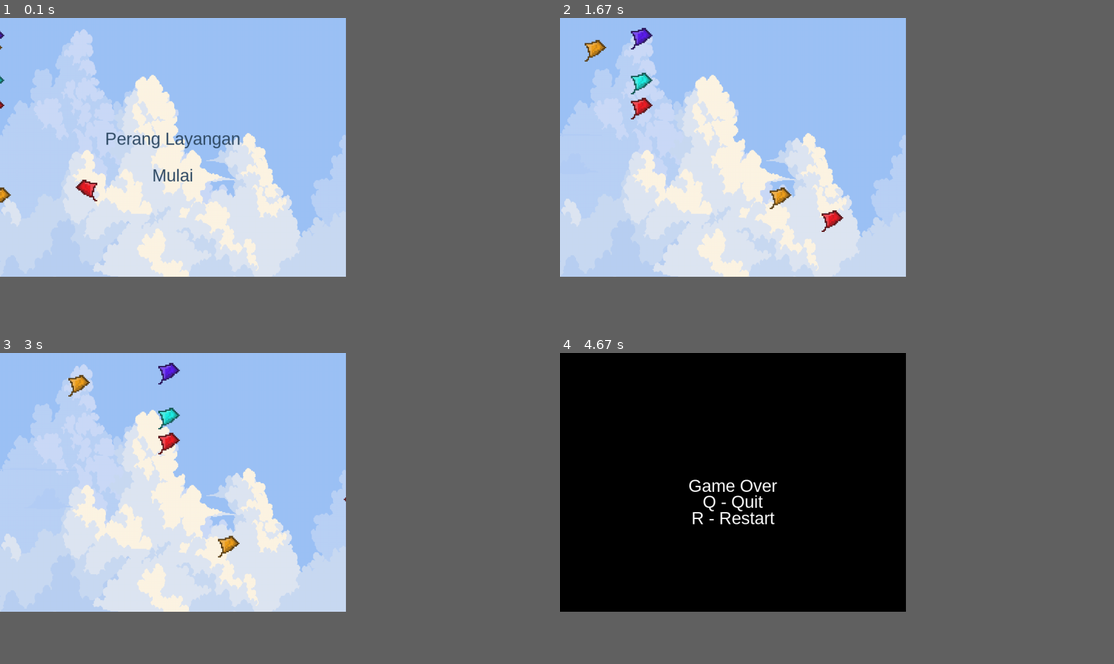
Above: before the commit, frames 1-4 (two rows, left to right).
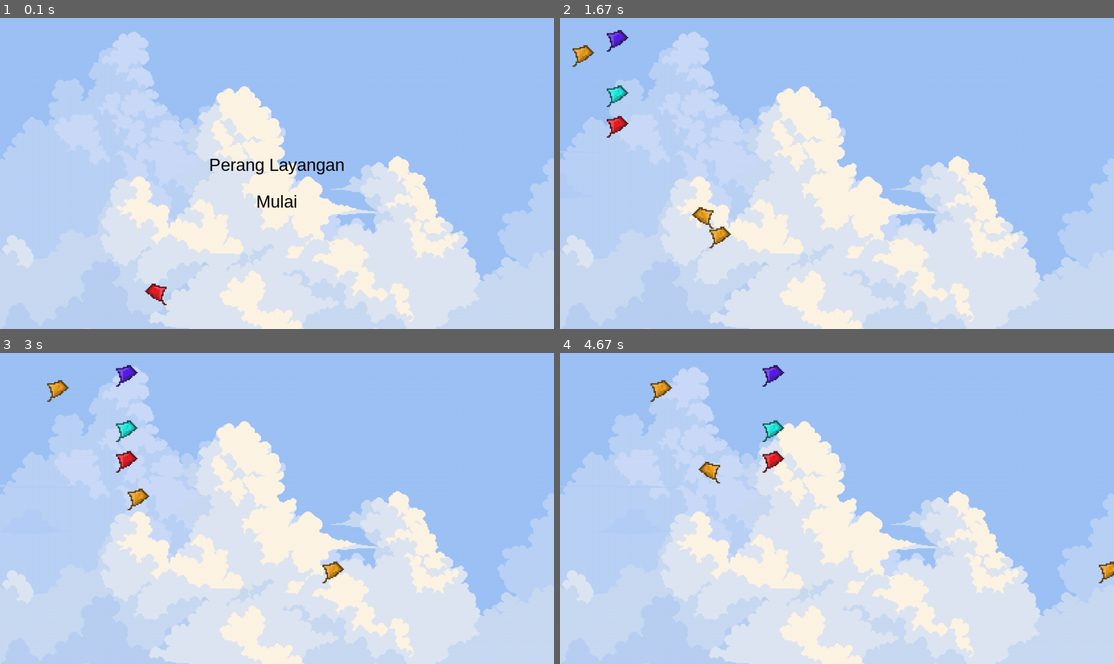
Above: after the commit, the same moments.

Repository: Tedorikk/PyGameLayangan
Game: pygame game, started from main.py
Two runs of this game, one before a commit and one after it. Both use one fixed random seed, a clock stepped at 60 frames per second and the inputs below.
Inputs (mouse positions are in pixels of both pictures, inside the frame that each line leads up to):
- Up to frame 1 (0.1 s): no input
- Up to frame 2 (1.67 s): tap Space at 0.33, 0.73, 1.03, 1.23, 1.53 s; hold Right 0.67-1.13 s; hold A 1.17-1.63 s; hold Right 1.17-1.63 s; move the mouse to (704, 176) at 1.2 s
- Up to frame 3 (3 s): hold Right 1.67-2.13 s; tap Space at 1.73, 2.03, 2.23, 2.53, 2.8 s; hold A 2.17-2.7 s; hold Left from 2.73 s (still down)
- Up to frame 4 (4.67 s): tap Space at 3.1, 3.23, 3.53, 3.9, 4.2, 4.4 s; release Left at 3.13 s; hold D 3.17-3.8 s; hold Left 3.83-4.3 s; hold D from 4.33 s (still down)
In our replay, the window is 562x421 before the commit and 900x506 after it. These sizes can differ from the game's own. Grey fills any space a smaller window leaves; there, only what the larger window draws over its background counts as a difference.

The runs differ from the first frame. In frame 1, 43% of the frame differs, in the area x 0-100%, y 3-100%; in frame 2, 44%; in frame 3, 44%; in frame 4, 77%, in the area x 0-100%, y 0-100%.

Commit message:
Update Mechansim Game

Diff:
--- a/game_final_layangan.py
+++ b/main.py
@@ -3,18 +3,23 @@
 
 pg.init()  # Inisialisasi pygame
 
-SCREEN_WIDTH = 800
-SCREEN_HEIGHT = 600
+SCREEN_WIDTH = 1280
+SCREEN_HEIGHT = 720
 
 screen = pg.display.set_mode((SCREEN_WIDTH, SCREEN_HEIGHT))  # Konfigurasi ukuran jendela game
 pg.display.set_caption("Perang Layangan")  # Konfigurasi nama jendela game
 
 # Memanggil file gambar background
-background_image = pg.image.load("Clouds5/1.png")
-moon_sprite = pg.image.load("Clouds5/2.png")
-cloud1_sprite = pg.image.load("Clouds5/4.png")
-cloud2_sprite = pg.image.load("Clouds5/5.png")
-cloud_moving_sprite = pg.image.load("Clouds5/3.png")
+background_image = pg.image.load(".\\assets\\images\\Clouds5\\1.png")
+moon_sprite = pg.image.load(".\\assets\\images\\Clouds5\\2.png")
+cloud1_sprite = pg.image.load(".\\assets\\images\\Clouds5\\4.png")
+cloud2_sprite = pg.image.load(".\\assets\\images\\Clouds5\\5.png")
+cloud_moving_sprite = pg.image.load(".\\assets\\images\\Clouds5\\3.png")
+
+BLACK = (0, 0, 0)
+WHITE = (255, 255, 255)
+GREEN = (0, 255, 0)
+RED = (255, 0, 0)
 
 # Mengubah resolusi gambar sesuai ukuran jendela game
 background_image = pg.transform.scale(background_image, (SCREEN_WIDTH, SCREEN_HEIGHT))
@@ -27,41 +32,67 @@
 cloud_moving_y = ran.randint(0, 100)
 cloud_speed = 1  # Kecepatan gerak gambar awan
 
-pg.mixer.music.load("menu_music.mp3")  # Memanggil file musik
+pg.mixer.music.load(".\\assets\\music\\menu_music.mp3")  # Memanggil file musik
 pg.mixer.music.play(-1)  # Memainkan musik secara loop
 
 game_state = "start_menu"  # Atur game_state ke "start_menu"
 
-def draw_start_menu():  # Fungsi untuk menampilkan menu awal
+# Memanggil file sprite layangan
+layangan_image = [
+    pg.image.load(".\\assets\\images\\layangan1.png"),
+    pg.image.load(".\\assets\\images\\layangan2.png"),
+    pg.image.load(".\\assets\\images\\layangan3.png"),
+    pg.image.load(".\\assets\\images\\layangan4.png")
+]  # Memanggil file sprite layangan
+
+layangan_selected = 0  # Layangan Default
+
+def draw_kite_selection():
     font = pg.font.SysFont('arial', 40)
-    title = font.render('Perang Layangan', True, (49, 76, 102))
-    start_button = font.render('Mulai', True, (49, 76, 102))
+    select_text = font.render('Pilih Layangan', True, (BLACK))
+    left_arrow = font.render('<', True, (BLACK))
+    right_arrow = font.render('>', True, (BLACK))
+    start_text = font.render('Tekan Spasi untuk Mulai', True, (BLACK))
+
+    # Tampilkan pilihan layangan
+    kite_image = layangan_image[layangan_selected]
+    kite_image = pg.transform.scale(kite_image, (150, 150))
+
+    screen.blit(select_text, (SCREEN_WIDTH / 2 - select_text.get_width() / 2, SCREEN_HEIGHT / 4))
+    screen.blit(left_arrow, (SCREEN_WIDTH / 4, SCREEN_HEIGHT / 2))
+    screen.blit(kite_image, (SCREEN_WIDTH / 2 - 75, SCREEN_HEIGHT / 2 - 75))
+    screen.blit(right_arrow, (SCREEN_WIDTH - SCREEN_WIDTH / 4, SCREEN_HEIGHT / 2))
+    screen.blit(start_text, (SCREEN_WIDTH / 2 - start_text.get_width() / 2, SCREEN_HEIGHT / 1.5))
+
+    pg.display.update()
+
+def draw_start_menu():
+    font = pg.font.SysFont('arial', 40)
+    title = font.render('Perang Layangan', True, (BLACK))
+    start_button = font.render('Mulai', True, (BLACK))
     screen.blit(title, (SCREEN_WIDTH / 2 - title.get_width() / 2, SCREEN_HEIGHT / 2 - title.get_height() / 2 - 20))
     screen.blit(start_button, (SCREEN_WIDTH / 2 - start_button.get_width() / 2, SCREEN_HEIGHT / 2 + start_button.get_height() / 2 + 20))
     pg.display.update()
 
 def draw_game_over_screen():  # Fungsi untuk menampilkan menu game over
-    screen.fill((0, 0, 0))
-    font = pg.font.SysFont('arial', 40)
-    title = font.render('Game Over', True, (255, 255, 255))
-    restart_button = font.render('R - Restart', True, (255, 255, 255))
-    quit_button = font.render('Q - Quit', True, (255, 255, 255))
-    screen.blit(title, (SCREEN_WIDTH/2 - title.get_width()/2, SCREEN_HEIGHT/2 - title.get_height()/3))
+    font = pg.font.SysFont('arial', 50)
+    title = font.render('GAME OVER', True, (BLACK))
+    restart_button = font.render('R - Restart', True, (BLACK))
+    quit_button = font.render('Q - Quit', True, (BLACK))
+    screen.blit(title, (SCREEN_WIDTH/2 - title.get_width()/2, SCREEN_HEIGHT/4 - title.get_height()/3))
     screen.blit(restart_button, (SCREEN_WIDTH/2 - restart_button.get_width()/2, SCREEN_HEIGHT/1.9 + restart_button.get_height()))
     screen.blit(quit_button, (SCREEN_WIDTH/2 - quit_button.get_width()/2, SCREEN_HEIGHT/2 + quit_button.get_height()/2))
     pg.display.update()
 
-layangan_image = [
-    pg.image.load("layangan1.png"),
-    pg.image.load("layangan2.png"),
-    pg.image.load("layangan3.png"),
-    pg.image.load("layangan4.png")
-]  # Memanggil file sprite layangan
-
-layangan_selected = 0  # Layangan Default
+# Di bawah fungsi draw_game_over_screen, tambahkan fungsi baru ini
+def handle_collisions(player, enemies):
+    for enemy in enemies:
+        if enemy.check_collision(player):  # Periksa tabrakan antara musuh dan pemain
+            return True  # Game over jika terjadi tabrakan
+    return False  # Game masih berlanjut
 
 class Player(pg.sprite.Sprite):
-    def __init__(self, image, x, y, speed=15, gravity=1.0, jump_strength=-10, max_jumps=2):
+    def __init__(self, image, x, y, speed=5, gravity=1.0, jump_strength=-10, max_jumps=2, health=100):
         super().__init__()
         self.image = pg.transform.scale(image, (50, 50))
         self.rect = self.image.get_rect(center=(x, y))
@@ -76,6 +107,7 @@
         self.jumps_left = max_jumps  # Jumlah lompatan tersisa yang diizinkan
         self.max_jumps = max_jumps  # Lompatan maksimal sebelum menyentuh tanah
         self.is_jumping = False  # Menandai jika pemain sedang melompat
+        self.health = health  # Tambahkan atribut kesehatan
 
     def jump(self):
         # Hanya melompat jika spasi ditekan dan masih bisa melompat
@@ -95,9 +127,15 @@
             self.jumps_left = self.max_jumps  # Reset lompatan saat menyentuh tanah
             self.is_jumping = False  # Kembali ke posisi tidak melompat
 
-    def update(self):
+    def update(self, mouse_pos):
         # Efek gravitasi
         self.apply_gravity()
+
+        # Mengatur arah layangan berdasarkan posisi mouse
+        if mouse_pos[0] < self.rect.centerx:  # Jika mouse berada di kiri layangan
+            self.facing_left = True
+        else:  # Jika mouse berada di kanan layangan
+            self.facing_left = False
 
         # Horizontal movement ketika melompat
         if self.vertical_velocity != 0:
@@ -117,6 +155,21 @@
         # Batas jendela kanan
         if self.rect.x > SCREEN_WIDTH - self.image.get_width():
             self.rect.x = SCREEN_WIDTH - self.image.get_width()
+
+    # Fungsi untuk mengurangi nyawa
+    def take_damage(self):
+        self.health -= 1
+        if self.health <= 0:
+            return True  # Player mati
+        return False  # Player masih hidup
+
+    def draw_health(self, screen):
+        font = pg.font.SysFont('arial', 24)
+        if self.health > 30:
+            health_text = font.render(f'Health: {self.health}', True, (GREEN))
+        else:
+            health_text = font.render(f'Health: {self.health}', True, (RED))
+        screen.blit(health_text, (10, 10))  # Tampilkan nyawa di sudut kiri atas
 
     def draw(self, screen):
         # Flip image if facing left
@@ -157,11 +210,17 @@
             self.rect.x = SCREEN_WIDTH  # Muncul dari kanan
         self.speed = ran.randint(5, 10)  # Kecepatan acak untuk gerakan berikutnya
 
+    def check_collision(self, player):
+        if self.rect.colliderect(player.rect):  # Periksa tabrakan
+            if player.take_damage():  # Jika pemain mati
+                return True  # Tanda bahwa game over
+        return False  # Masih hidup
+
     def draw(self, screen):
         screen.blit(self.image, self.rect.topleft)  # Menggambar musuh ke layar
 
 # Player and enemies initialization
-player = Player(layangan_image[layangan_selected], 200, 400)  # Initial position
+player = Player(layangan_image[layangan_selected], SCREEN_HEIGHT//2, SCREEN_WIDTH//2)  # Initial position
 enemies = pg.sprite.Group()  # Mengelompokkan semua musuh
 
 # Menambahkan beberapa musuh ke dalam kelompok enemies
@@ -182,46 +241,66 @@
         if event.type == pg.QUIT:
             running = False
 
+        if game_state == "kite_selection":
+            if event.type == pg.KEYDOWN:
+                if event.key == pg.K_LEFT:  # Pindah ke layangan sebelumnya
+                    layangan_selected = (layangan_selected - 1) % len(layangan_image)
+                elif event.key == pg.K_RIGHT:  # Pindah ke layangan berikutnya
+                    layangan_selected = (layangan_selected + 1) % len(layangan_image)
+                elif event.key == pg.K_SPACE:  # Konfirmasi pilihan dan mulai game
+                    player = Player(layangan_image[layangan_selected], SCREEN_HEIGHT//2, SCREEN_WIDTH//2)
+                    game_state = "playing"
+
+    if game_state == "kite_selection":
+        draw_kite_selection()  # Terus gambar layangan di setiap frame
+
         # Update semua musuh
         enemies.update()
-        # Memeriksa tombol untuk restart atau quit
         if game_state == "game_over":
-            if event.type == pg.KEYDOWN:
-                if event.key == pg.K_r:
-                    # Restart game
-                    player = Player(layangan_image[layangan_selected], 200, 400)  # Reset player
-                    enemies.empty()  # Hapus semua musuh
-                    # Tambahkan musuh baru
-                    for _ in range(5):
-                        # Menambahkan beberapa musuh
-                        enemy = Enemy(layangan_image[ran.randint(0, 3)])
-                        enemies.add(enemy)
-                    game_state = "playing"  # Kembali ke state bermain
-                elif event.key == pg.K_q:
-                    running = False
-
-        # Kontrol untuk pemain
-        if game_state == "playing":
-            keys = pg.key.get_pressed()
-            if keys[pg.K_LEFT]:
-                player.move_left()
-                player.facing_left = True  # Update arah pemain
-            if keys[pg.K_RIGHT]:
-                player.move_right()
-                player.facing_left = False  # Update arah pemain
-            if keys[pg.K_SPACE]:
-                player.jump()  # Melompat jika spasi ditekan
-            else:
-                player.is_jumping = False  # Set pemain tidak dalam keadaan melompat jika spasi tidak ditekan
-
-    # Pembaruan status permainan
+            draw_game_over_screen()  # Gambar layar game over
+
+            for event in pg.event.get():
+                if event.type == pg.KEYDOWN:
+                    if event.key == pg.K_r:
+                        # Restart game
+                        player = Player(layangan_image[layangan_selected], SCREEN_HEIGHT//2, SCREEN_WIDTH//2)  # Reset player
+                        enemies.empty()  # Hapus semua musuh
+                        # Tambahkan musuh baru
+                        for _ in range(5):
+                            enemy = Enemy(layangan_image[ran.randint(0, 3)])
+                            enemies.add(enemy)
+                        game_state = "playing"  # Kembali ke permainan
+                    elif event.key == pg.K_q:
+                        pg.quit()
+
+
+    # Kontrol untuk pemain
     if game_state == "playing":
-        player.update()  # Pembaruan status pemain
+        mouse_pos = pg.mouse.get_pos()
+        keys = pg.key.get_pressed()
+        if keys[pg.K_LEFT] or keys[pg.K_a]:
+            player.move_left()
+            player.facing_left = True  # Update arah pemain
+        if keys[pg.K_RIGHT] or keys[pg.K_d]:
+            player.move_right()
+            player.facing_left = False  # Update arah pemain
+        if keys[pg.K_SPACE]:
+            player.jump()  # Melompat jika spasi ditekan
+        else:
+            player.is_jumping = False  # Set pemain tidak dalam keadaan melompat jika spasi tidak ditekan
+
+        # Update dan gambar player
+        player.draw(screen)  # Gambar pemain
+        player.update(mouse_pos)  # Pembaruan posisi pemain
+        enemies.draw(screen)  # Gambar semua musuh
         enemies.update()  # Pembaruan status musuh
-
-        # Cek tabrakan antara pemain dan musuh
-        if pg.sprite.spritecollideany(player, enemies):
-            game_state = "game_over"  # Ubah state permainan ke game over
+        player.draw_health(screen)  # Gambar kesehatan pemain
+
+            # Periksa tabrakan
+        if handle_collisions(player, enemies):
+            game_state = "game_over"
+
+    pg.display.flip()  # Perbarui layar
 
     # Menggambar semua elemen di layar
     screen.blit(background_image, (0, 0))  # Menggambar latar belakang
@@ -242,7 +321,7 @@
     if game_state == "start_menu":
         draw_start_menu()
         if keys[pg.K_SPACE]:
-            game_state = "playing"
+            game_state = "kite_selection"
     elif game_state == "game_over":
         draw_game_over_screen()  # Menggambar layar game over
         if keys[pg.K_r]:
Renamed: Clouds5/1.png -> assets/images/Clouds5/1.png
Renamed: Clouds5/2.png -> assets/images/Clouds5/2.png
Renamed: Clouds5/3.png -> assets/images/Clouds5/3.png
Renamed: Clouds5/4.png -> assets/images/Clouds5/4.png
Renamed: Clouds5/5.png -> assets/images/Clouds5/5.png
Renamed: layangan1.png -> assets/images/layangan1.png
Renamed: layangan2.png -> assets/images/layangan2.png
Renamed: layangan3.png -> assets/images/layangan3.png
Renamed: layangan4.png -> assets/images/layangan4.png
Not shown, added: .gitignore
Not shown, added: assets/music/menu_music.mp3
